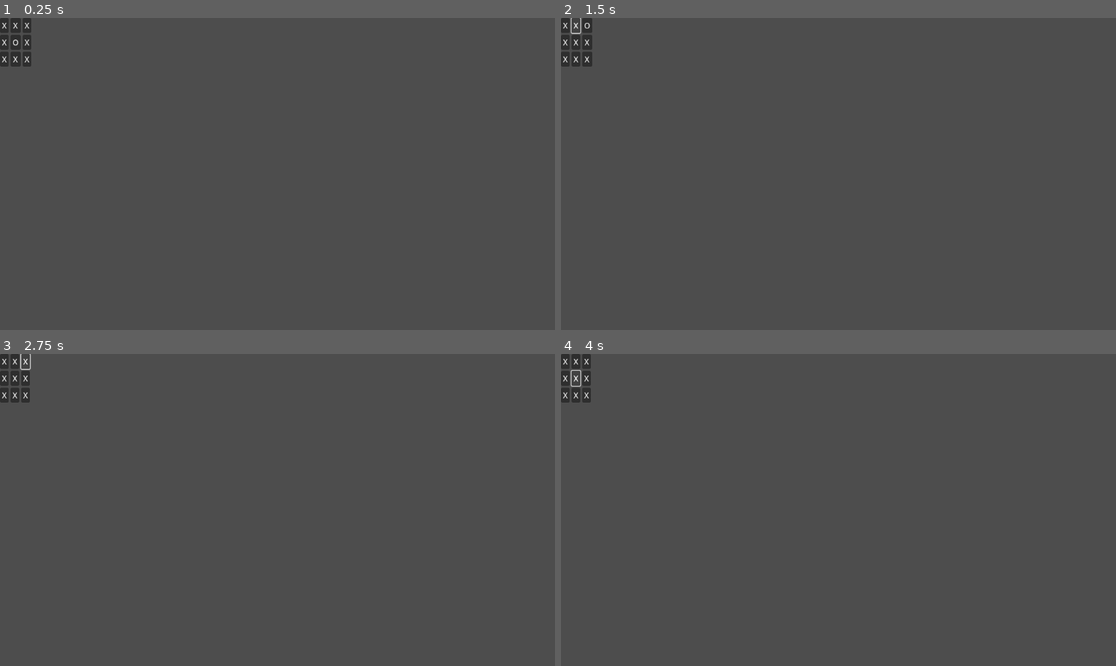
Above: before the commit, frames 1-4 (two rows, left to right).
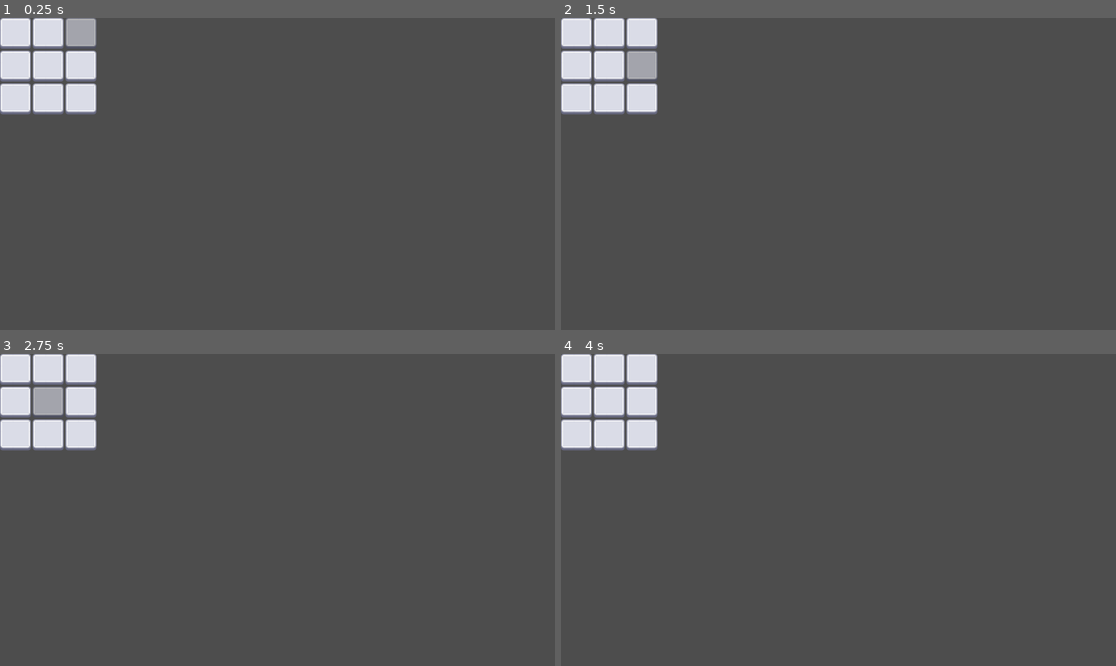
Above: after the commit, the same moments.

Repository: Han2-Ro/gmtk25
Game: Godot game, scene res://main.tscn
Same seed, same stepped clock (60 frames per second), same inputs: the game is played once before the commit and once after it.
Inputs (mouse positions are in pixels of both pictures, inside the frame that each line leads up to):
- Up to frame 1 (0.25 s): no input
- Up to frame 2 (1.5 s): click (566, 24) at 0.5 s, where only the run before the commit has a clickable "X"; click (577, 24) at 1.25 s, where only the run before the commit has a clickable "X"
- Up to frame 3 (2.75 s): click (27, 360) at 2 s, where only the run before the commit has a clickable "X"
- Up to frame 4 (4 s): click (566, 378) at 2.75 s, where only the run before the commit has a clickable "X"; click (577, 378) at 3.5 s, where only the run before the commit has a clickable "X"

The runs differ from the first frame. In frame 1, 5.0% of the frame differs, in the area x 0-18%, y 0-31%; in frame 2, 4.9%; in frame 3, 4.9%; in frame 4, 5.0%.

Commit message:
feat: prettier button sequence
use texture buttons

Diff:
--- a/show_sequence/grid_container.gd
+++ b/show_sequence/grid_container.gd
@@ -1,20 +1,30 @@
 extends GridContainer
 
 func flash_sequence(sequence: Array[int]):
+	for button in buttons:
+		button.disabled = true
 	for selected in sequence:
-		var selected_button: BaseButton = get_node("Button{0}".format([selected]))
-		selected_button.text = "O"
+		var selected_button: TextureButton = buttons[selected]
+		var original_modulate = selected_button.modulate
+		selected_button.modulate = Color.GRAY
 		await get_tree().create_timer(.8).timeout
-		selected_button.text = "X"
+		selected_button.release_focus()
+		selected_button.modulate = original_modulate
+		await get_tree().create_timer(.2).timeout
+	for button in buttons:
+		button.disabled = false
 
-var level_sequence = generate_sequence(3)
-var buttons: Array[BaseButton]
+var buttons: Array[TextureButton]
+
+var level_sequence: Array[int]
 var user_presses = []
 
 func generate_sequence(length: int):
-	var sequence: Array[int]
+	var max_index = len(buttons) - 1
+	var sequence: Array[int] = []
 	for i in range(length):
-		sequence.append(randi_range(1, 9))
+		var next = randi_range(0, max_index)
+		sequence.append(next)
 	return sequence
 
 func _ready() -> void:
@@ -27,15 +37,19 @@
 	for button_index in range(len(buttons)):
 		var button: BaseButton = buttons[button_index]
 		button.connect("pressed", _on_button_pressed.bind(button_index))
+
+	level_sequence = generate_sequence(4)
 	flash_sequence(level_sequence)
 
 
-func _on_button_pressed(id: int) -> void:
+func _on_button_pressed(index: int) -> void:
 	var current_step = len(user_presses)
-	var expected_button = level_sequence[current_step]
-	if (expected_button == id):
-		print("Correct")
-		user_presses.append(id)
+	var expected_index = level_sequence[current_step]
+	var pressed_button = buttons[index]
+	if (expected_index == index):
+		pressed_button.modulate = Color.GREEN_YELLOW
+		user_presses.append(index)
 	else:
 		# TODO: disable wrong button until next step
-		print("WRONG! Should have been button", expected_button)
+		pressed_button.modulate = Color.INDIAN_RED
+		print("WRONG! Should have been button", expected_index)
--- a/show_sequence/sequence_button.tscn
+++ b/show_sequence/sequence_button.tscn
@@ -1,4 +1,11 @@
-[gd_scene format=3 uid="uid://c46sl5awk5amp"]
+[gd_scene load_steps=4 format=3 uid="uid://c46sl5awk5amp"]
 
-[node name="Button" type="Button"]
-text = "X"
+[ext_resource type="Texture2D" uid="uid://c885nu1qleavw" path="res://show_sequence/button_normal.svg" id="1_muv3v"]
+[ext_resource type="Texture2D" uid="uid://5cj370iafqhv" path="res://show_sequence/button_pressed.svg" id="2_muv3v"]
+[ext_resource type="Texture2D" uid="uid://b33ljuxwipmd3" path="res://show_sequence/button_hovered.svg" id="3_ybjfs"]
+
+[node name="Button" type="TextureButton"]
+texture_normal = ExtResource("1_muv3v")
+texture_pressed = ExtResource("2_muv3v")
+texture_hover = ExtResource("3_ybjfs")
+stretch_mode = 3
